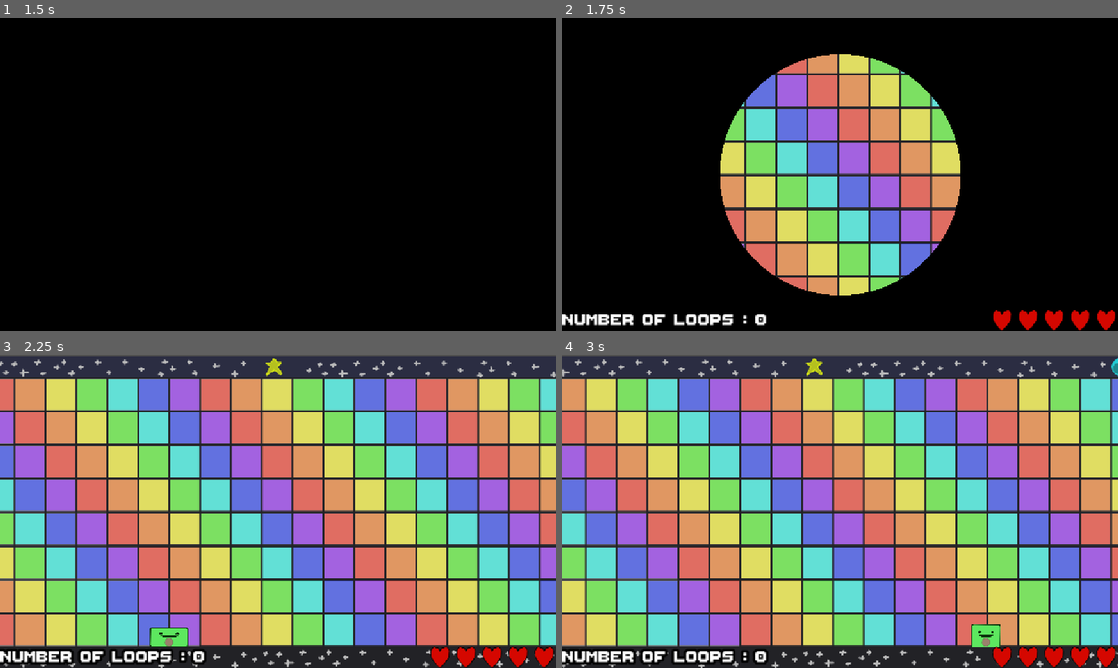
Above: before the commit, frames 1-4 (two rows, left to right).
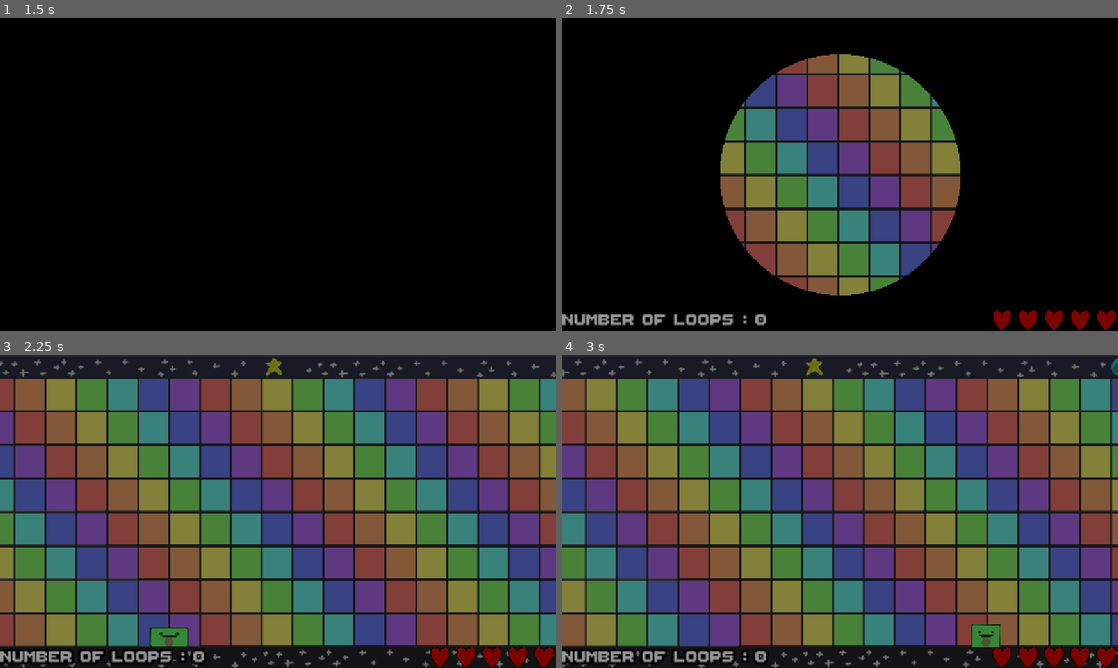
Above: after the commit, the same moments.

Repository: les-brows/la-boucle-musicale
Game: Godot game, scene res://Levels/MainMenu/MainMenu.tscn
Same seed, same stepped clock (60 frames per second), same inputs: the game is played once before the commit and once after it. Sound files missing from this copy of the repository are replaced by a short silence.
Inputs (mouse positions are in pixels of both pictures, inside the frame that each line leads up to):
- Up to frame 1 (1.5 s): tap Enter (ui_accept) at 0.5, 0.77 s; move the mouse to (400, 158) at 0.52 s; hold D (player1_right) 0.53-1.28 s; tap Shift (player1_dash) at 0.6 s; move the mouse to (166, 190) at 1.27 s; hold S (player1_down) from 1.28 s (still down); right-click (166, 190) at 1.35 s
- Up to frame 2 (1.75 s): keep holding S (player1_down); tap Enter (ui_accept) at 1.52 s
- Up to frame 3 (2.25 s): move the mouse to (333, 442) at 2.02 s; release S (player1_down) at 2.03 s; hold D (player1_right) from 2.03 s (still down); tap Shift (player1_dash) at 2.1 s
- Up to frame 4 (3 s): move the mouse to (812, 574) at 2.77 s; release D (player1_right) at 2.78 s; hold O (player1_shoot_up) from 2.78 s (still down); right-click (812, 574) at 2.85 s

Frame 1 is identical in both runs. In frame 2, 25% of the frame differs, in the area x 0-100%, y 11-100%; in frame 3, 87%, in the area x 0-100%, y 0-100%; in frame 4, 86%.

Commit message:
feat: add sprites for the augments

Diff:
--- a/Levels/ScrollingLevel.tscn
+++ b/Levels/ScrollingLevel.tscn
@@ -6,8 +6,9 @@
 [ext_resource type="PackedScene" uid="uid://kqev23ha0sgh" path="res://Levels/GameOver/GameOver.tscn" id="3_6wcv4"]
 [ext_resource type="PackedScene" uid="uid://b4kkgf7hiq23o" path="res://Levels/LevelPortion.tscn" id="3_0352d"]
 [ext_resource type="PackedScene" uid="uid://d3u223217q5fg" path="res://Objects/GameUI/GameUI.tscn" id="4_ppgid"]
-[ext_resource type="AudioStream" uid="uid://ccroldk5osd3h" path="res://Assets/Sfx/VOXReac_Female Adult Death Gut Hit Singular Grunt Short 03_ESM.wav" id="7_wfsic"]
-[ext_resource type="Script" uid="uid://chlyfo2qef3c7" path="res://Objects/Player/player_damage_sfx.gd" id="8_87ybl"]
+[ext_resource type="PackedScene" uid="uid://rhn7cenybqv" path="res://Objects/GameUI/AugmentUI.tscn" id="5_87ybl"]
+[ext_resource type="AudioStream" uid="uid://wk5rqbl0rs8b" path="res://Assets/Sfx/VOXReac_Female Adult Death Gut Hit Singular Grunt Short 03_ESM.wav" id="7_wfsic"]
+[ext_resource type="Script" uid="uid://b7saje2xgrhbh" path="res://Objects/Player/player_damage_sfx.gd" id="8_87ybl"]
 
 [node name="ScrollingLevel" type="Node2D"]
 script = ExtResource("1_fh0lb")
@@ -23,6 +24,8 @@
 
 [node name="GameUI" parent="Camera2D" instance=ExtResource("4_ppgid")]
 
+[node name="AugmentUI" parent="Camera2D" instance=ExtResource("5_87ybl")]
+
 [node name="GameOver" parent="Camera2D" instance=ExtResource("3_6wcv4")]
 visible = false
 
--- /dev/null
+++ b/Objects/GameUI/AugmentUI.tscn
@@ -0,0 +1,11 @@
+[gd_scene format=3 uid="uid://rhn7cenybqv"]
+
+[node name="AugmentUI" type="CanvasLayer"]
+
+[node name="ColorRect" type="ColorRect" parent="."]
+anchors_preset = 15
+anchor_right = 1.0
+anchor_bottom = 1.0
+grow_horizontal = 2
+grow_vertical = 2
+color = Color(0, 0, 0, 0.419608)
Binary file added: Assets/augment_card_enemy_bullet_size.png
Binary file added: Assets/augment_card_enemy_bullet_speed.png
Binary file added: Assets/augment_card_enemy_speed.png
Binary file added: Assets/augment_card_heart.png
Binary file added: Assets/augment_card_melody.png
Binary file added: Assets/augment_card_player_bullet_size.png
Binary file added: Assets/augment_card_player_bullet_speed.png
Binary file added: Assets/augment_card_player_damage.png
Binary file added: Assets/augment_card_player_dodge.png
Binary file added: Assets/augment_card_player_speed.png
Binary file added: Assets/augment_card_player_spread_2.png
Binary file added: Assets/augment_card_player_spread_3.png
(and 1 more such lines)
